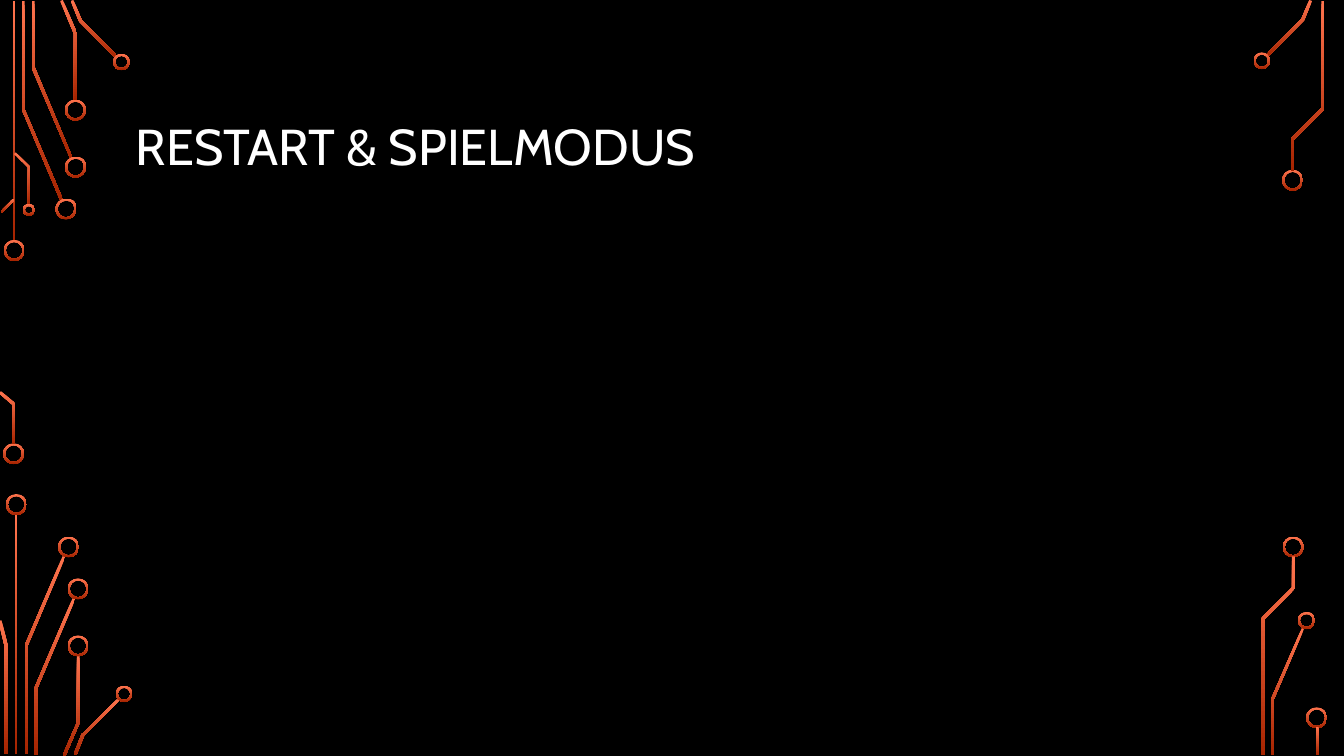
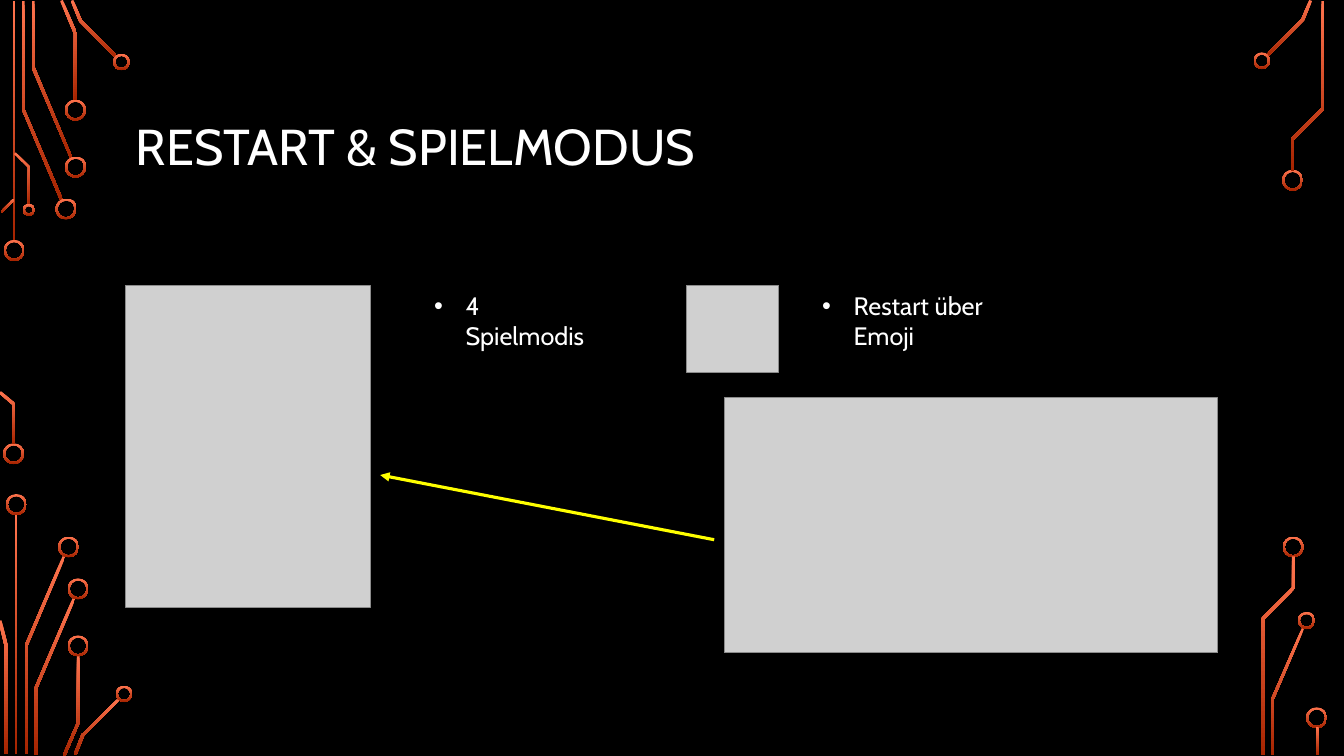
Before and after one commit to Hamschda/Minesweeper-1.0, a slide deck: slide 10 of IT-Kurzprojekt.pptx (slide 9 before the commit). Drawn at 1344x756 pixels with LibreOffice and Linux fonts; fonts in the diff are those of the drawing; grey boxes stand for pictures; background and template pictures are left out. Boxes give left, top, right and bottom in pixels: in the first picture for what was removed or moved away, otherwise in the second. Text is boxed around its words. In the diff, an @@ line names an element or a change of style, - is before the commit and + after.

```diff
--- a/IT-Kurzprojekt.pptx
+++ b/IT-Kurzprojekt.pptx
@@ picture added at (126,285,370,607) @@
@@ text added at (466,297,584,351), 18 pt, text #FFFFFF @@
+• 4 Spielmodis
@@ picture added at (687,285,778,372) @@
@@ text added at (854,296,983,351), 18 pt, text #FFFFFF @@
+• Restart über Emoji
@@ picture added at (725,398,1219,653) @@
@@ arrow added from (715, 539) to (380, 475), #FFFF00 2.25 pt @@
```
Also in this commit, not shown: 3 other slides changed, 13 other files.
